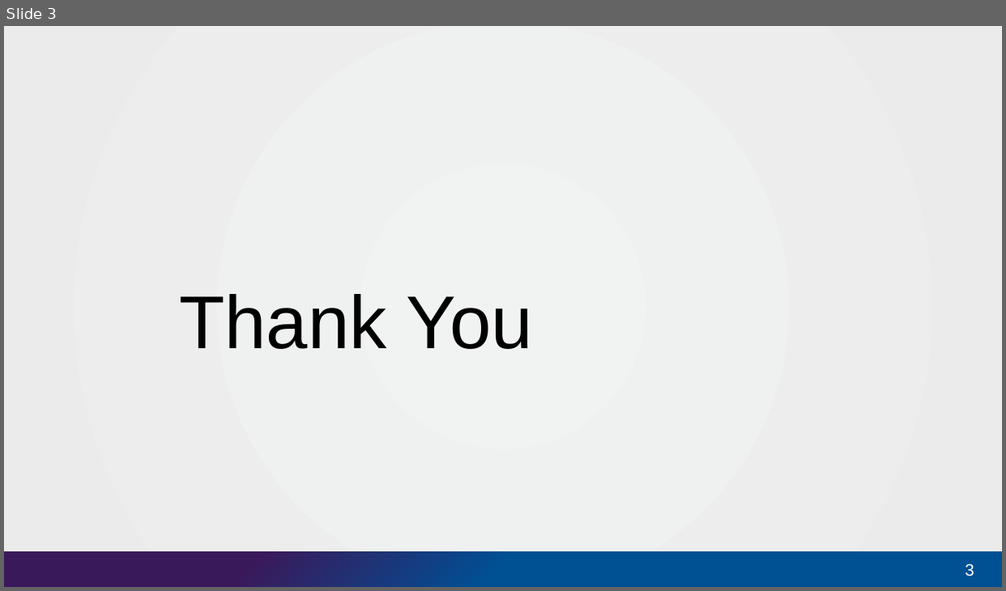
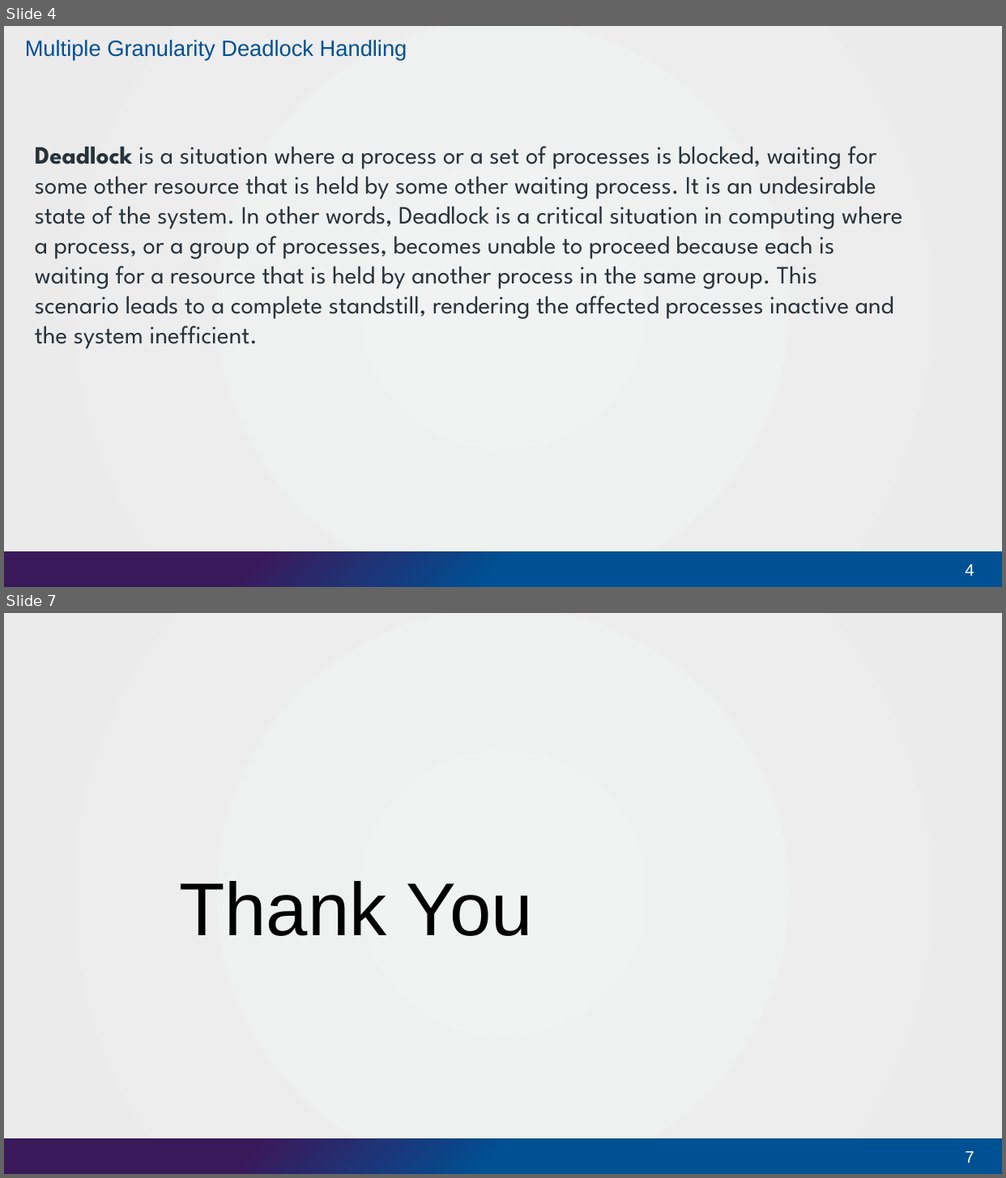
Before and after one commit to mkarun1122/WebSystemsEngineering, a slide deck: Module5 -Introduction to PHP/IARE_WSE05_4Reading data from web form controls like Text Boxes, radio buttons, lists etc.pptx. Shown one above the other, each under a label of ours: slide 3 before the commit, slides 4 and 7 after it; the slides between them are not shown. The pictures are 1006x591 and 1006x1178 pixels, drawn with LibreOffice and Linux fonts; fonts in the diff are those of the drawing; background and template pictures are left out. Boxes give left, top, right and bottom in pixels: in the first picture for what was removed or moved away, otherwise in the second. Text is boxed around its words. In the diff, an @@ line names an element or a change of style, - is before the commit and + after.

```diff
--- a/Module5 -Introduction to PHP/IARE_WSE05_4Reading data from web form controls like Text Boxes, radio buttons, lists etc.pptx
+++ b/Module5 -Introduction to PHP/IARE_WSE05_4Reading data from web form controls like Text Boxes, radio buttons, lists etc.pptx
@@ slide 4 added at (4,26,1002,587), background gradient #F1F2F2 to #EBEBEC; not listed: 1 template element that a slide beside it also shows @@
@@ title added at (25,40,407,60), 16 pt, text #005094 @@
+Multiple Granularity Deadlock Handling
@@ text added at (35,146,902,349), 18 pt, text #273239 @@
+Deadlock is a situation where a process or a set of processes is blocked, waiting for some other resource that is held by some other waiting process. It is an undesirable state of the system. In other words, Deadlock is a critical situation in computing where a process, or a group of processes, becomes unable to proceed because each is waiting for a resource that is held by another process in the same group. This scenario leads to a complete standstill, rendering the affected processes inactive and the system inefficient.
@@ page number added at (965,565,974,576), 12 pt, text #FFFFFF @@
+4
@@ what was slide 3 is now slide 7 @@
@@ page number at (965,1152,974,1163): text changed @@
-3
+7
```
Also in this commit, not shown: 1 slide changed, 4 other slides added, 1 slide removed, 9 other files.
